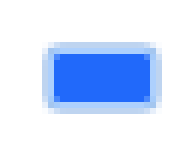
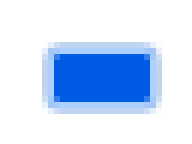
The second 192 × 144 image is a revision of the first. Changes to its layers:
pixels changed over [54, 54, 150, 102] (layer not identified)
